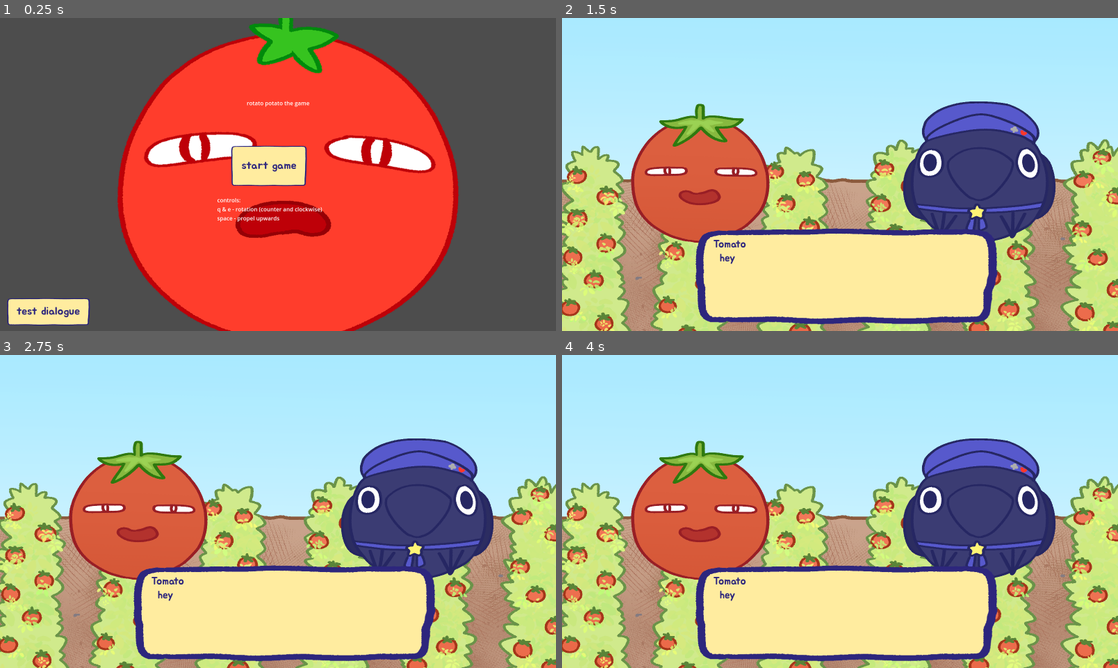
Above: before the commit, frames 1-4 (two rows, left to right).
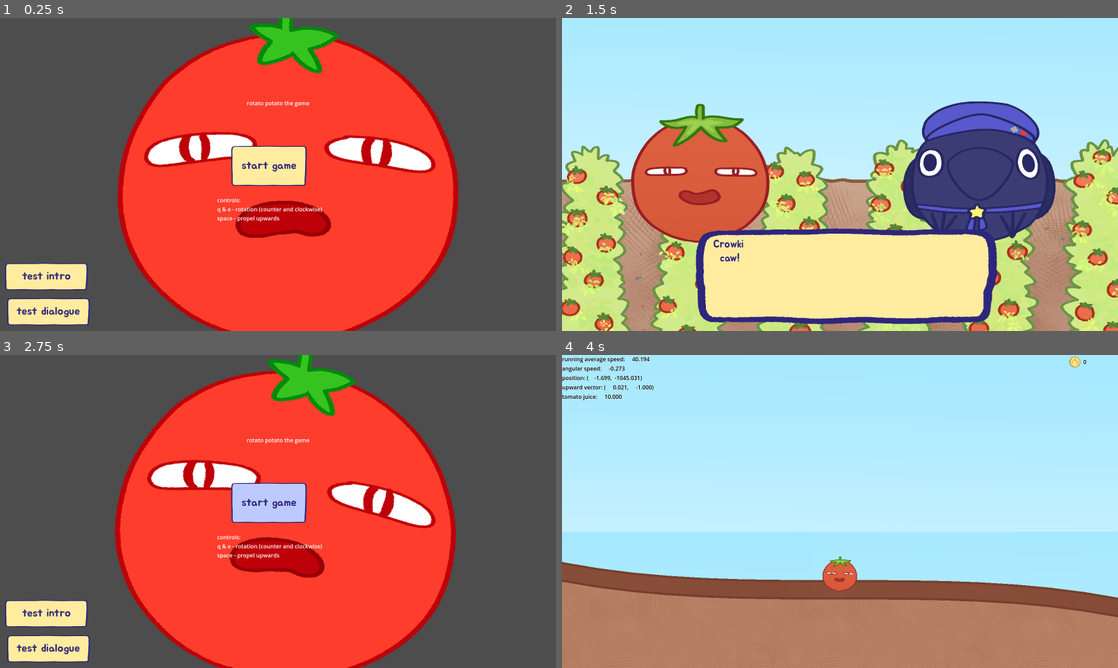
Above: after the commit, the same moments.

Repository: DazyLude/DokiJam2025
Game: Godot game, scene res://scenes/menu.tscn
The game is run twice, just before and just after one commit, with the same random seed, the same clock (stepped at 60 frames per second) and the same inputs.
Inputs (mouse positions are in pixels of both pictures, inside the frame that each line leads up to):
- Up to frame 1 (0.25 s): no input
- Up to frame 2 (1.5 s): click "test dialogue" at 0.5 s; click (606, 277) at 1.25 s, where only the run after the commit has a clickable "test intro"
- Up to frame 3 (2.75 s): click "start game" at 2 s
- Up to frame 4 (4 s): click "start game" at 2.75 s; click (612, 649) at 3.5 s, where only the run before the commit has a clickable "test dialogue"

The runs differ from the first frame. In frame 1, 1.3% of the frame differs, in the area x 0-16%, y 78-88%; in frame 2, 0.1%; in frame 3, 100%, in the area x 0-100%, y 0-100%; in frame 4, 59%.

Commit message:
basic comic intermission player

Diff:
--- a/scenes/comic_player.gd
+++ b/scenes/comic_player.gd
@@ -1 +1,32 @@
 extends Control
+
+
+signal comic_finished;
+
+
+const PANEL_MAX = 4;
+var current_panel : int = -1;
+@onready var panel = [$TextureRect, $TextureRect2, $TextureRect3, $TextureRect4];
+
+
+func _unhandled_input(event: InputEvent) -> void:
+	if event.is_action_pressed(&"intermission_next"):
+		next();
+
+
+func play_comic(data: Dictionary) -> void:
+	current_panel = -1;
+	for i in PANEL_MAX:
+		panel[i].texture = load(data["images"][i]);
+		panel[i].hide();
+
+	next();
+
+
+func next() -> void:
+	current_panel += 1;
+	if current_panel >= PANEL_MAX:
+		comic_finished.emit();
+		return;
+
+	panel[current_panel].show();
--- a/scenes/dialogue_player.gd
+++ b/scenes/dialogue_player.gd
@@ -14,6 +14,12 @@
 
 var dialogue_array := [];
 var current_line := -1;
+
+
+func _unhandled_input(event: InputEvent) -> void:
+	if event.is_action_pressed(&"intermission_next"):
+		next();
+
 
 
 func play_dialogue(data: Dictionary) -> void:
--- a/scenes/intermission_player.gd
+++ b/scenes/intermission_player.gd
@@ -1,8 +1,8 @@
 extends Control
 class_name IntermissionPlayer
 
+
 signal finished;
-signal next;
 
 
 var current_intermission : Dictionary;
@@ -11,16 +11,6 @@
 @onready var background = $Background;
 @onready var dialogue_player = $DialogueBase;
 @onready var comic_player = $ComicBase;
-
-
-func _ready() -> void:
-	next.connect(dialogue_player.next);
-	dialogue_player.dialogue_finished.connect(finished.emit);
-
-
-func _unhandled_input(event: InputEvent) -> void:
-	if event.is_action_pressed(&"intermission_next"):
-		next.emit();
 
 
 func set_intermission(intermission: String):
@@ -38,10 +28,12 @@
 		IntermissionData.TYPE_DIALOGUE:
 			$DialogueBase.show();
 			$ComicBase.hide();
+			dialogue_player.dialogue_finished.connect(finished.emit);
 			dialogue_player.play_dialogue(current_intermission);
 		IntermissionData.TYPE_YONKOMA:
 			$ComicBase.show();
 			$DialogueBase.hide();
-			#comic_player.play_yonkoma(current_intermission);
+			comic_player.comic_finished.connect(finished.emit);
+			comic_player.play_comic(current_intermission);
 		_:
 			push_error("wrong intermission type: %s" % current_intermission);
--- a/scenes/intermission_player.tscn
+++ b/scenes/intermission_player.tscn
@@ -21,6 +21,7 @@
 grow_vertical = 2
 size_flags_horizontal = 3
 size_flags_vertical = 3
+mouse_filter = 2
 theme = ExtResource("1_nfl2d")
 script = ExtResource("1_dnknu")
 
@@ -42,6 +43,7 @@
 anchor_bottom = 1.0
 grow_horizontal = 2
 grow_vertical = 2
+mouse_filter = 2
 script = ExtResource("4_ck27o")
 
 [node name="CharacterLeft" type="Sprite2D" parent="DialogueBase"]
@@ -107,4 +109,29 @@
 
 [node name="ComicBase" type="Control" parent="."]
 anchors_preset = 0
+mouse_filter = 2
 script = ExtResource("11_5pqa6")
+
+[node name="TextureRect" type="TextureRect" parent="ComicBase"]
+layout_mode = 0
+offset_right = 40.0
+offset_bottom = 40.0
+
+[node name="TextureRect2" type="TextureRect" parent="ComicBase"]
+layout_mode = 0
+offset_left = 800.0
+offset_right = 840.0
+offset_bottom = 40.0
+
+[node name="TextureRect3" type="TextureRect" parent="ComicBase"]
+layout_mode = 0
+offset_top = 450.0
+offset_right = 40.0
+offset_bottom = 490.0
+
+[node name="TextureRect4" type="TextureRect" parent="ComicBase"]
+layout_mode = 0
+offset_left = 800.0
+offset_top = 450.0
+offset_right = 840.0
+offset_bottom = 490.0
--- a/scenes/menu.gd
+++ b/scenes/menu.gd
@@ -5,8 +5,9 @@
 
 
 func _ready() -> void:
-	start_btn.pressed.connect(start_game)
-	$DiaTestButton.pressed.connect(test_dialogue)
+	start_btn.pressed.connect(start_game);
+	$DiaTestButton.pressed.connect(test_dialogue);
+	$ComicTestButton.pressed.connect(test_intro);
 
 
 func _process(delta: float) -> void:
@@ -20,6 +21,23 @@
 
 func start_game() -> void:
 	get_tree().change_scene_to_file("res://scenes/game.tscn");
+
+
+func test_intro() -> void:
+	get_viewport().gui_release_focus();
+
+	# setup
+	var intermission_player = load("res://scenes/intermission_player.tscn").instantiate();
+	intermission_player.set_intermission("intro");
+
+	# action
+	add_child(intermission_player);
+	intermission_player.play();
+	await intermission_player.finished;
+
+	# cleanup
+	remove_child(intermission_player);
+	intermission_player.queue_free();
 
 
 func test_dialogue() -> void:
--- a/scenes/menu.tscn
+++ b/scenes/menu.tscn
@@ -11,6 +11,7 @@
 anchor_bottom = 1.0
 grow_horizontal = 2
 grow_vertical = 2
+mouse_filter = 2
 theme = ExtResource("1_con2f")
 script = ExtResource("1_vjb58")
 
@@ -55,3 +56,11 @@
 offset_right = 270.0
 offset_bottom = 894.0
 text = "test dialogue"
+
+[node name="ComicTestButton" type="Button" parent="."]
+layout_mode = 0
+offset_left = 3.0
+offset_top = 693.0
+offset_right = 264.0
+offset_bottom = 793.0
+text = "test intro"
--- a/scripts/intermission_data.gd
+++ b/scripts/intermission_data.gd
@@ -52,7 +52,6 @@
 			"res://assets/intermissions/intro/loss_f4.tres"
 		],
 		"background": "res://assets/stages/farm/tomato_farm.png",
-		"next stage": "tomato fields",
 	},
 	"tomato field massacre": {
 		"type": TYPE_DIALOGUE,
@@ -62,6 +61,5 @@
 			[CHARACTER_TOMATO, EMOTE_NORMAL, "hey"],
 			[CHARACTER_CROWKI, EMOTE_NORMAL, "caw!"],
 		],
-		"next scene": "res://scenes/menu.tscn",
 	}
 }
